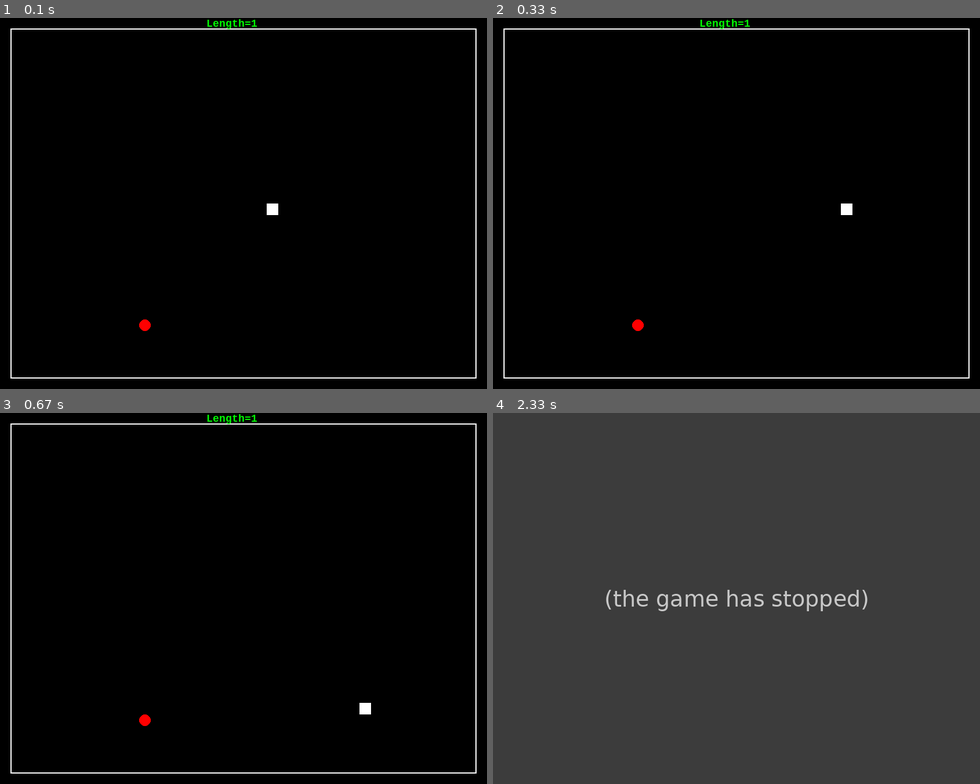
Above: before the commit, frames 1-4 (two rows, left to right).
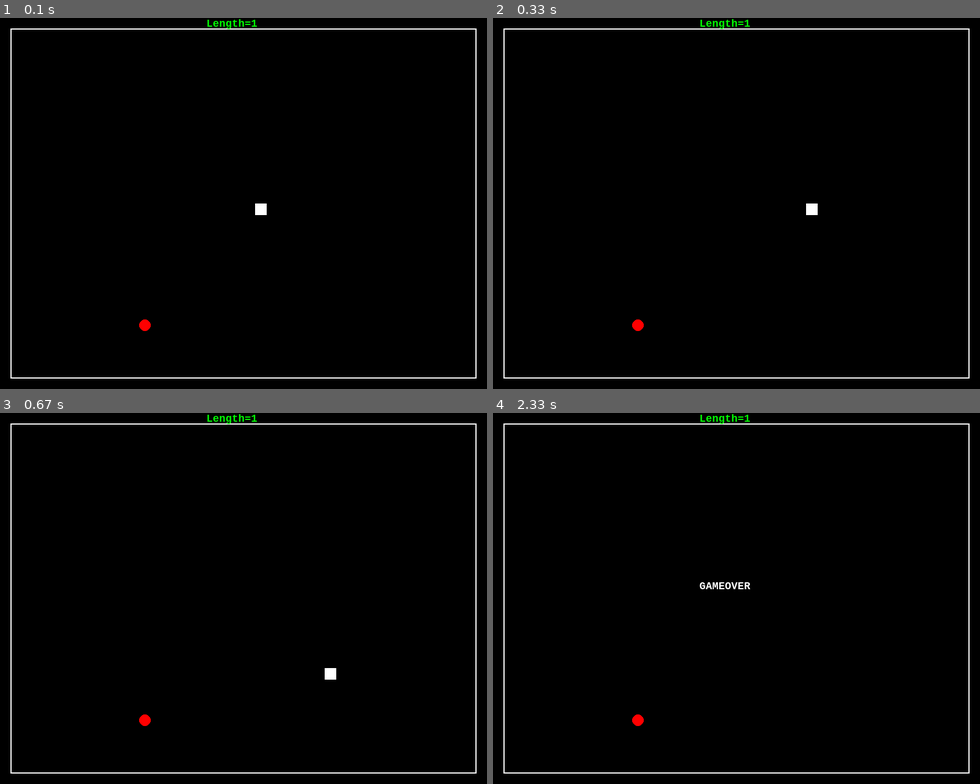
Above: after the commit, the same moments.

Repository: bijmuj/Learning
Game: pygame game, started from Snake/game.py
Same seed, same stepped clock (60 frames per second), same inputs: the game is played once before the commit and once after it.
Inputs:
- Up to frame 1 (0.1 s): no input
- Up to frame 2 (0.33 s): no input
- Up to frame 3 (0.67 s): tap Down at 0.33 s
- Up to frame 4 (2.33 s): hold D 0.67-1.13 s; hold W 1.17-1.47 s; hold D 1.5-1.97 s

The runs differ from the first frame. In frame 1, 0.1% of the frame differs, in the area x 52-58%, y 50-54%; in frame 2, 0.1%; in frame 3, 0.1%; in frame 4, 100%, in the area x 0-100%, y 0-100%.
Before the commit the program exited at 2 s; later frames show no game.

Commit message:
Idk anymore

Diff:
--- /dev/null
+++ b/21_first.py
@@ -0,0 +1,62 @@
+import random
+
+
+def game(players):
+    total = 0
+    p1 = "player1"
+
+    if players == 2:
+        p2 = "player2"
+    elif players == 1:
+        p2 = "bot"
+        diff = int(input("bot difficulty(1-10)?:"))
+
+    turn = p1
+    while (total < 21):
+        print("{0}'s turn".format(turn))
+        i = 0
+        if players == 1 and turn == p2:
+            i = bot(total, diff)
+        else:
+            try:
+                i = int(input("enter a no between 1 and 3 inclusive:"))
+            except:
+                print("enter a valid int")
+
+        if i > 3 or i < 1 or total+i > 21:
+            print("invalid input")
+        else:
+            total += i
+            if turn == p1:
+                turn = p2
+
+            else:
+                turn = p1
+
+        print("total={0}\n".format(total))
+
+    if turn == p1:
+        turn = p2
+    else:
+        turn = p1
+    print("{0} wins".format(turn))
+
+
+def bot(total, diff):
+    keystone_values = [1, 5, 9, 13, 17, 21]
+    a = random.randint(1, 10)
+    i = 0
+    if a <= diff:
+        while total+i not in keystone_values:
+            i += 1
+    else:
+        i = random.randint(1, 3)
+        if i+total > 21:
+            i = 21-total
+
+    print("bot picked={0}".format(i))
+    return i
+
+
+p = int(input("no of players(1/2)?:"))
+game(p)
--- a/Snake/game.py
+++ b/Snake/game.py
@@ -76,7 +76,7 @@
                         self.snake.move(event.key)
             if self.snake.x[0]+10 == self.apple.x and self.snake.y[0]+10 == self.apple.y:
                 self.eat()
-            self.clock.tick(self.fps//4)
+            self.clock.tick(self.fps//6)
             self.snake.update()
             self.draw()
         if not self.snake.alive:
--- /dev/null
+++ b/pygame.py
@@ -0,0 +1,99 @@
+"""
+pygame 1.9.6
+"""
+import pygame
+import random
+
+
+class App:
+    def __init__(self, width=1280, height=720, fps=60):
+        pygame.init()
+        pygame.display.set_caption("Press ESC to quit")
+        self.screen = pygame.display.set_mode(
+            (width, height), pygame.DOUBLEBUF)
+        self.background = pygame.Surface(self.screen.get_size()).convert()
+        self.clock = pygame.time.Clock()
+        self.fps = fps
+        self.font = pygame.font.SysFont('mono', 20, bold=True)
+        # self.surf=pygame.Surface((100,100)).convert()
+        # self.surf.set_colorkey((0,0,0))
+        self.color = [0, 255, 0]
+        self.circ = Circle()
+
+    def run(self):
+        """
+        The mainloop
+        """
+        running = True
+
+        while running:
+            for event in pygame.event.get():
+                if event.type == pygame.QUIT:
+                    running = False
+                elif event.type == pygame.KEYDOWN:
+                    if event.key == pygame.K_ESCAPE:
+                        running = False
+
+            self.circ.move()
+
+            # milliseconds = self.clock.tick(self.fps)
+            # self.playtime += milliseconds / 1000.0
+            # self.draw_text("FPS: {:6.3}{}PLAYTIME: {:6.3} SECONDS".format(
+            #                self.clock.get_fps(), " "*5, self.playtime))
+            self.draw()
+            self.screen.blit(self.background, (0, 0))
+            pygame.display.flip()
+
+        pygame.quit()
+
+    # def rand(self):
+    #     for i in range(3):
+    #         self.color[i]=random.randint(1,255)
+
+    def draw(self):
+        self.background.fill((0, 0, 0
+                              ))
+        pygame.draw.circle(
+            self.background, (self.color[0], self.color[1], self.color[2]), self.circ.getvals(), 50, 3)
+    #     # pygame.draw.polygon(Surface, color, pointlist, width=0): return circ
+    #     pygame.draw.polygon(self.background, (self.color[0], self.color[1], self.color[2]),
+    #                         ((400, 150), (238, 600), (650, 300), (150, 300),  (562, 600), (400, 150)))
+    #     pygame.draw.circle(self.surf, (self.color[0],self.color[1],self.color[2]), (50,50),50)
+
+    # def draw_text(self, text):
+    #     """Center text in window
+    #     """
+    #     fw, fh = self.font.size(text)  # fw: font width,  fh: font height
+    #     surface = self.font.render(text, True, (self.color[0],self.color[1],self.color[2])
+    #     )
+
+    #     # // makes integer division in python3
+    #     self.screen.blit(surface, ((self.width - fw) //
+    #                                2, (self.height - fh) // 2))
+
+
+class Circle():
+    def __init__(self, x=50, y=50):
+        self.x = x
+        self.y = y
+        self.radius = 25
+
+    def move(self):
+        keys = pygame.key.get_pressed()
+
+        if keys[pygame.K_w] and self.y > 0:
+            self.y -= 10
+        elif keys[pygame.K_d] and self.y < 700:
+            self.x += 10
+        elif keys[pygame.K_a] and self.x > 0:
+            self.x -= 10
+        elif keys[pygame.K_s] and self.x < 700:
+            self.y += 10
+
+    def getvals(self):
+        return (self.x, self.y)
+
+
+if __name__ == '__main__':
+    # call with width of window and fps
+    App(800, 800).run()
--- /dev/null
+++ b/test.py
@@ -0,0 +1,8 @@
+x = []
+for i in range(10):
+    x.append(i)
+
+y = x
+y[0] += 1
+print(x)
+print(y)
--- a/tictactoe.py
+++ b/tictactoe.py
@@ -23,7 +23,7 @@
                 pos = -1
             if board[pos] != ' ':
                 pos = -1
-            if pos != -1:
+             if pos != -1:
                 spaces -= 1
         except:
             print("enter a valid position")
@@ -59,7 +59,6 @@
 
     return 'na'
 
-
 board = [' ']*10
 
 while not win and spaces:
